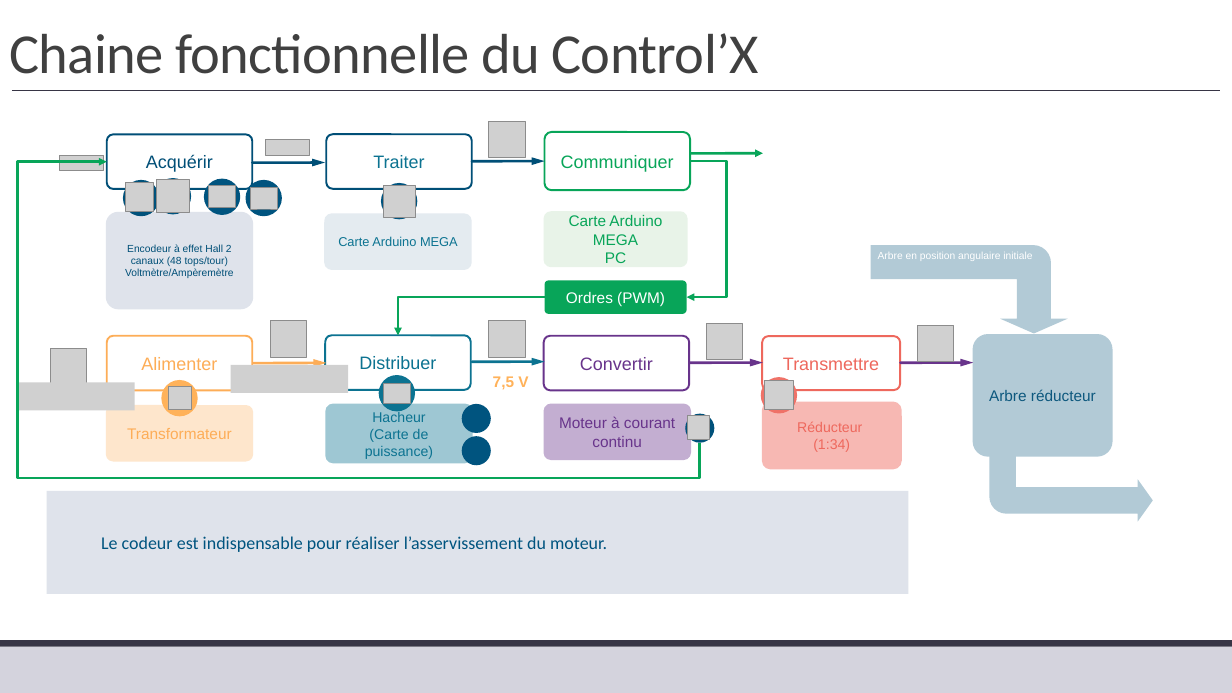
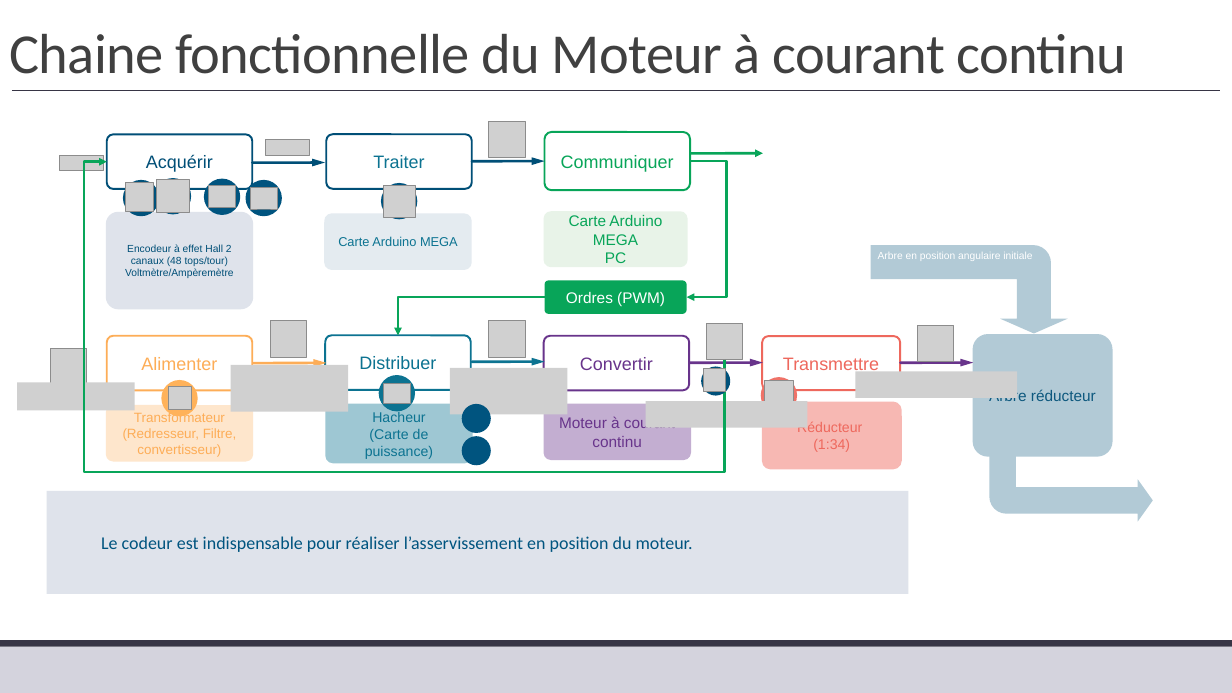
Before and after one commit to xpessoles/TP_Corriges, a slide deck: slide 6 of 12_MCC/12_MCC_Corrige.pptx. Drawn at 1232x693 pixels with LibreOffice and Linux fonts; fonts in the diff are those of the drawing; grey boxes stand for pictures; background and template pictures are left out. Boxes give left, top, right and bottom in pixels: in the first picture for what was removed or moved away, otherwise in the second. Text is boxed around its words. In the diff, an @@ line names an element or a change of style, - is before the commit and + after.

```diff
--- a/12_MCC/12_MCC_Corrige.pptx
+++ b/12_MCC/12_MCC_Corrige.pptx
@@ title at (9, 34, 1126, 74): text changed @@
-Chaine fonctionnelle du Control’X
+Chaine fonctionnelle du Moteur à courant continu
@@ elbow arrow moved from (700, 443) - (107, 162) to (725, 360) - (107, 162) @@
@@ picture: place and size @@
-picture at (231, 365, 348, 393)
+picture at (231, 365, 348, 411)
@@ picture added at (450, 368, 567, 414) @@
@@ text removed at (493, 376, 528, 390) @@
-7,5 V
@@ ellipse: place and size @@
-ellipse at (686, 414, 714, 443)
+ellipse at (701, 367, 730, 396)
@@ picture: place and size @@
-picture at (688, 416, 710, 439)
+picture at (703, 369, 726, 392)
@@ picture added at (856, 372, 1018, 398) @@
@@ text in rounded rectangle at (134, 411, 225, 422): size 12 to 10.5 pt in "Transformateur" @@
@@ picture added at (646, 401, 808, 428) @@
@@ text in rounded rectangle at (123, 428, 236, 457): paragraph added @@
+(Redresseur, Filtre, convertisseur)
@@ text in rectangle at (101, 536, 693, 552): text changed @@
-Le codeur est indispensable pour réaliser l’asservissement du moteur.
+Le codeur est indispensable pour réaliser l’asservissement en position du moteur.
```
Also in this commit, not shown: 1 other slide changed.
